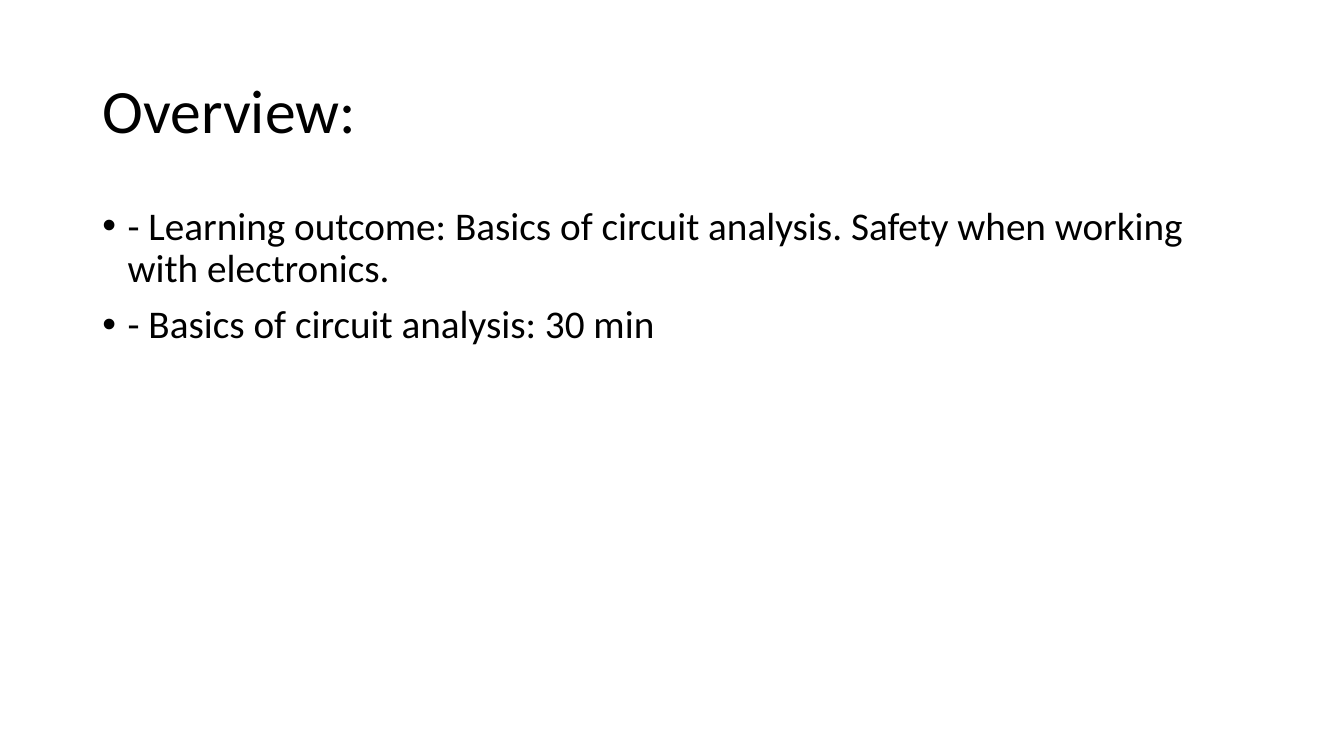
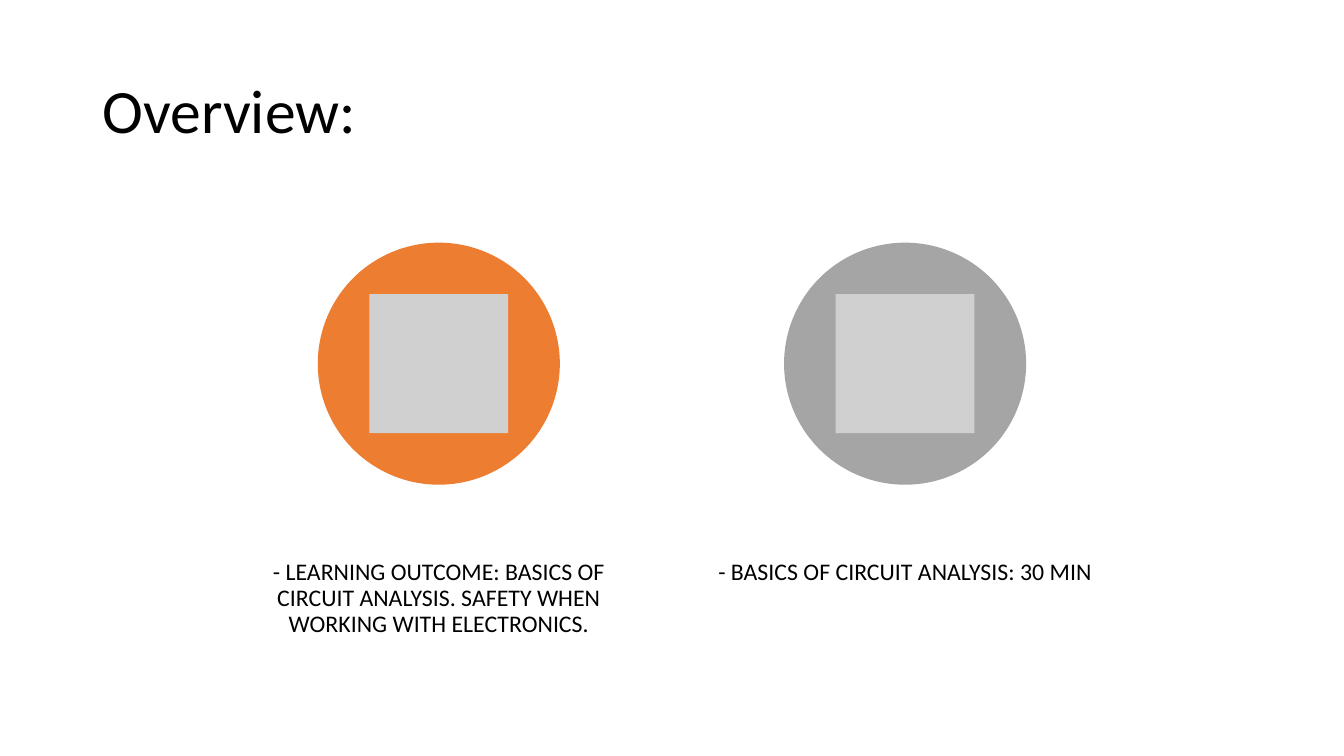
Before and after one commit to Runtime-Learner/McGill-BattleBots-Club, a slide deck: slide 2 of ECSE/Workshop-1/workshop1.pptx. Drawn at 1344x756 pixels with LibreOffice and Linux fonts; fonts in the diff are those of the drawing; grey boxes stand for pictures. Boxes give left, top, right and bottom in pixels: in the first picture for what was removed or moved away, otherwise in the second. Text is boxed around its words. In the diff, an @@ line names an element or a change of style, - is before the commit and + after.

```diff
--- a/ECSE/Workshop-1/workshop1.pptx
+++ b/ECSE/Workshop-1/workshop1.pptx
@@ text removed at (128, 212, 1183, 345) @@
-• - Learning outcome: Basics of circuit analysis. Safety when working with electronics.
-• - Basics of circuit analysis: 30 min
@@ group added at (277, 243, 1092, 632): 2 ellipses, 2 pictures, 2 texts @@
+- LEARNING OUTCOME: BASICS OF CIRCUIT ANALYSIS. SAFETY WHEN WORKING WITH ELECTRONICS.
+- BASICS OF CIRCUIT ANALYSIS: 30 MIN
```
Also in this commit, not shown: 10 other slides changed, 1 slide added, 4 other files.
